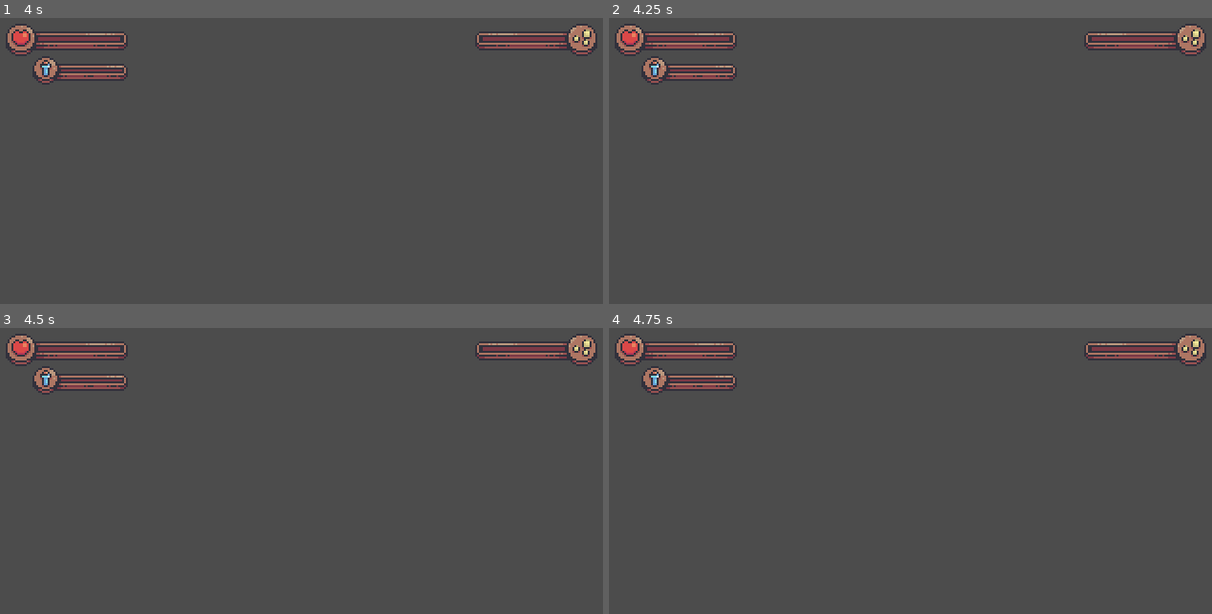
Above: before the commit, frames 1-4 (two rows, left to right).
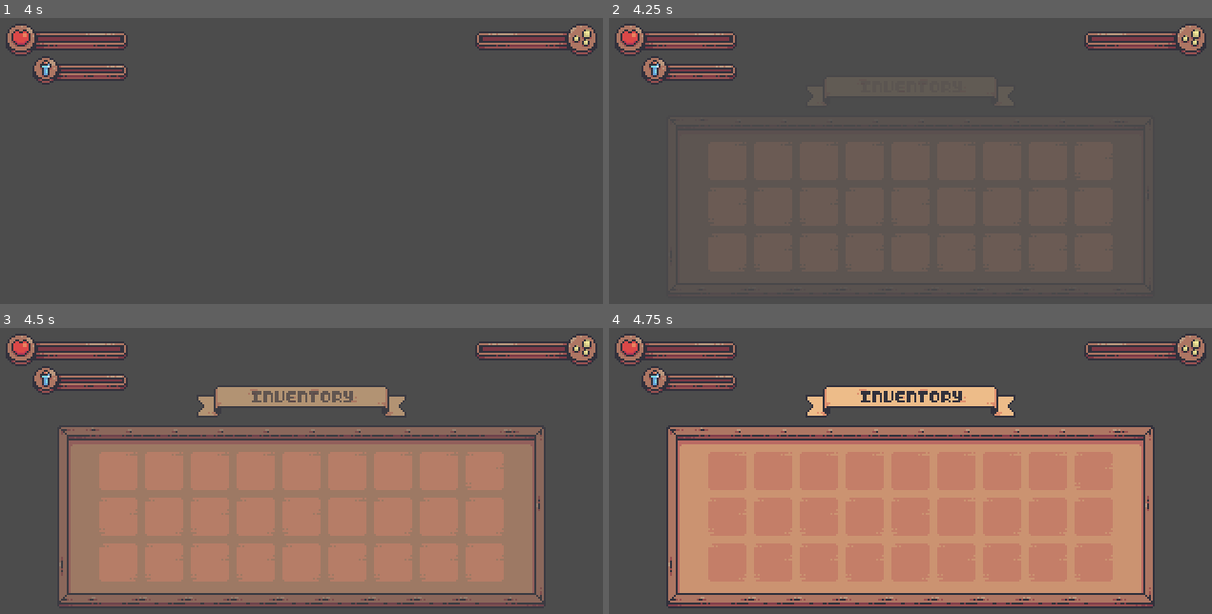
Above: after the commit, the same moments.

Repository: RafaelAnges/Dawn-Forest2
Game: Godot game, scene res://scenes/interfaces/general/hud.tscn
The game is run twice, just before and just after one commit, with the same random seed, the same clock (stepped at 60 frames per second) and the same inputs. The project has no main scene, so this scene is started directly.
Inputs (mouse positions are in pixels of both pictures, inside the frame that each line leads up to):
- Up to frame 1 (4 s): tap Enter at 0.5, 2, 3.5 s; move the mouse to (434, 169) at 0.52 s; hold Right (ui_right) 0.53-2.03 s; tap Q (attack) at 0.6, 3.6 s; tap Space (ui_select) at 0.77, 1.25, 1.52, 2.75, 3.02, 3.77 s; move the mouse to (180, 203) at 1.27 s; tap Ctrl (crouch) at 1.35 s; move the mouse to (361, 109) at 2.02 s; hold Left (ui_left) 2.03-2.78 s; hold E (defense) 2.03-2.78 s; move the mouse to (271, 255) at 2.77 s; hold Right (ui_right) from 2.78 s (still down); tap F (magic_attack) at 2.85 s; move the mouse to (482, 238) at 3.52 s
- Up to frame 2 (4.25 s): keep holding Right (ui_right); tap I (inventory, bound only after the commit) at 4.15 s
- Up to frame 3 (4.5 s): move the mouse to (120, 445) at 4.27 s; release Right (ui_right) at 4.28 s; hold Left (ui_left) from 4.28 s (still down); tap Ctrl (crouch) at 4.35 s
- Up to frame 4 (4.75 s): keep holding Left (ui_left); tap Space (ui_select) at 4.52 s

Frame 1 is identical in both runs. In frame 2, 22% of the frame differs, in the area x 16-84%, y 43-89%; in frame 3, 50%; in frame 4, 55%, in the area x 9-91%, y 20-98%.

Commit message:
Inventory Complete

Diff:
--- a/project.godot
+++ b/project.godot
@@ -231,6 +231,11 @@
 "events": [ Object(InputEventKey,"resource_local_to_scene":false,"resource_name":"","device":0,"alt":false,"shift":false,"control":false,"meta":false,"command":false,"pressed":false,"scancode":70,"physical_scancode":0,"unicode":0,"echo":false,"script":null)
  ]
 }
+inventory={
+"deadzone": 0.5,
+"events": [ Object(InputEventKey,"resource_local_to_scene":false,"resource_name":"","device":0,"alt":false,"shift":false,"control":false,"meta":false,"command":false,"pressed":false,"scancode":73,"physical_scancode":0,"unicode":0,"echo":false,"script":null)
+ ]
+}
 
 [layer_names]
 
--- a/scenes/interfaces/general/hud.tscn
+++ b/scenes/interfaces/general/hud.tscn
@@ -1,7 +1,14 @@
-[gd_scene load_steps=2 format=2]
+[gd_scene load_steps=4 format=2]
 
 [ext_resource path="res://scenes/interfaces/player/stats/bar_container.tscn" type="PackedScene" id=1]
+[ext_resource path="res://scripts/interface/hud.gd" type="Script" id=2]
+[ext_resource path="res://scenes/interfaces/player/inventory/inventory_container.tscn" type="PackedScene" id=3]
 
 [node name="Hud" type="CanvasLayer"]
+script = ExtResource( 2 )
 
 [node name="BarContainer" parent="." instance=ExtResource( 1 )]
+
+[node name="InventoryContainer" parent="." instance=ExtResource( 3 )]
+visible = false
+modulate = Color( 1, 1, 1, 0 )
--- a/scenes/interfaces/player/inventory/inventory_container.tscn
+++ b/scenes/interfaces/player/inventory/inventory_container.tscn
@@ -6,7 +6,90 @@
 [ext_resource path="res://scenes/interfaces/player/inventory/item.tscn" type="PackedScene" id=4]
 [ext_resource path="res://scripts/interface/player/inventory_container.gd" type="Script" id=5]
 
-[node name="InventoryContainer" type="Control"]
+[sub_resource type="Animation" id=1]
+length = 0.001
+tracks/0/type = "value"
+tracks/0/path = NodePath(".:visible")
+tracks/0/interp = 1
+tracks/0/loop_wrap = true
+tracks/0/imported = false
+tracks/0/enabled = true
+tracks/0/keys = {
+"times": PoolRealArray( 0 ),
+"transitions": PoolRealArray( 1 ),
+"update": 0,
+"values": [ false ]
+}
+tracks/1/type = "value"
+tracks/1/path = NodePath(".:modulate")
+tracks/1/interp = 1
+tracks/1/loop_wrap = true
+tracks/1/imported = false
+tracks/1/enabled = true
+tracks/1/keys = {
+"times": PoolRealArray( 0 ),
+"transitions": PoolRealArray( 1 ),
+"update": 0,
+"values": [ Color( 1, 1, 1, 0 ) ]
+}
+
+[sub_resource type="Animation" id=2]
+resource_name = "hide_container"
+length = 0.5
+tracks/0/type = "value"
+tracks/0/path = NodePath(".:visible")
+tracks/0/interp = 1
+tracks/0/loop_wrap = true
+tracks/0/imported = false
+tracks/0/enabled = true
+tracks/0/keys = {
+"times": PoolRealArray( 0, 0.5 ),
+"transitions": PoolRealArray( 1, 1 ),
+"update": 1,
+"values": [ true, false ]
+}
+tracks/1/type = "value"
+tracks/1/path = NodePath(".:modulate")
+tracks/1/interp = 1
+tracks/1/loop_wrap = true
+tracks/1/imported = false
+tracks/1/enabled = true
+tracks/1/keys = {
+"times": PoolRealArray( 0, 0.5 ),
+"transitions": PoolRealArray( 1, 1 ),
+"update": 0,
+"values": [ Color( 1, 1, 1, 1 ), Color( 1, 1, 1, 0 ) ]
+}
+
+[sub_resource type="Animation" id=3]
+resource_name = "show_container"
+length = 0.5
+tracks/0/type = "value"
+tracks/0/path = NodePath(".:visible")
+tracks/0/interp = 1
+tracks/0/loop_wrap = true
+tracks/0/imported = false
+tracks/0/enabled = true
+tracks/0/keys = {
+"times": PoolRealArray( 0 ),
+"transitions": PoolRealArray( 1 ),
+"update": 1,
+"values": [ true ]
+}
+tracks/1/type = "value"
+tracks/1/path = NodePath(".:modulate")
+tracks/1/interp = 1
+tracks/1/loop_wrap = true
+tracks/1/imported = false
+tracks/1/enabled = true
+tracks/1/keys = {
+"times": PoolRealArray( 0, 0.5 ),
+"transitions": PoolRealArray( 1, 1 ),
+"update": 0,
+"values": [ Color( 1, 1, 1, 0 ), Color( 1, 1, 1, 1 ) ]
+}
+
+[node name="InventoryContainer" type="Control" groups=["inventory"]]
 anchor_right = 1.0
 anchor_bottom = 1.0
 script = ExtResource( 5 )
@@ -204,3 +287,8 @@
 margin_top = 48.0
 margin_right = 212.0
 margin_bottom = 68.0
+
+[node name="Animation" type="AnimationPlayer" parent="."]
+anims/RESET = SubResource( 1 )
+anims/hide_container = SubResource( 2 )
+anims/show_container = SubResource( 3 )
--- /dev/null
+++ b/scripts/interface/hud.gd
@@ -0,0 +1,18 @@
+extends CanvasLayer
+
+onready var inventory: Control = get_node("InventoryContainer")
+
+func _process(delta: float) -> void:
+	show_inventory()
+
+func show_inventory() -> void:
+	if Input.is_action_just_pressed("inventory"):
+		if inventory.is_visible:
+			inventory.is_visible = false
+			inventory.animation.play("hide_container")
+			return
+
+		if inventory.is_visible == false:
+			inventory.is_visible = true
+			inventory.animation.play("show_container")
+			return
--- a/scripts/interface/player/inventory_container.gd
+++ b/scripts/interface/player/inventory_container.gd
@@ -2,6 +2,7 @@
 class_name InventoryContainer
 
 onready var slot_container: GridContainer = get_node("VBoxContainer/Background/GridContainer")
+onready var animation: AnimationPlayer = get_node("Animation")
 
 var current_state: String
 
--- a/scripts/interface/player/item.gd
+++ b/scripts/interface/player/item.gd
@@ -59,7 +59,7 @@
 
 		"Resource":
 			amount += item_info[4]
-			type_value = item_info[2]
+			type_value = 0
 
 		"Health":
 			amount += item_info[4]
Not shown: 1 places in scenes/interfaces/player/inventory/inventory_container.tscn that only renumber resources
